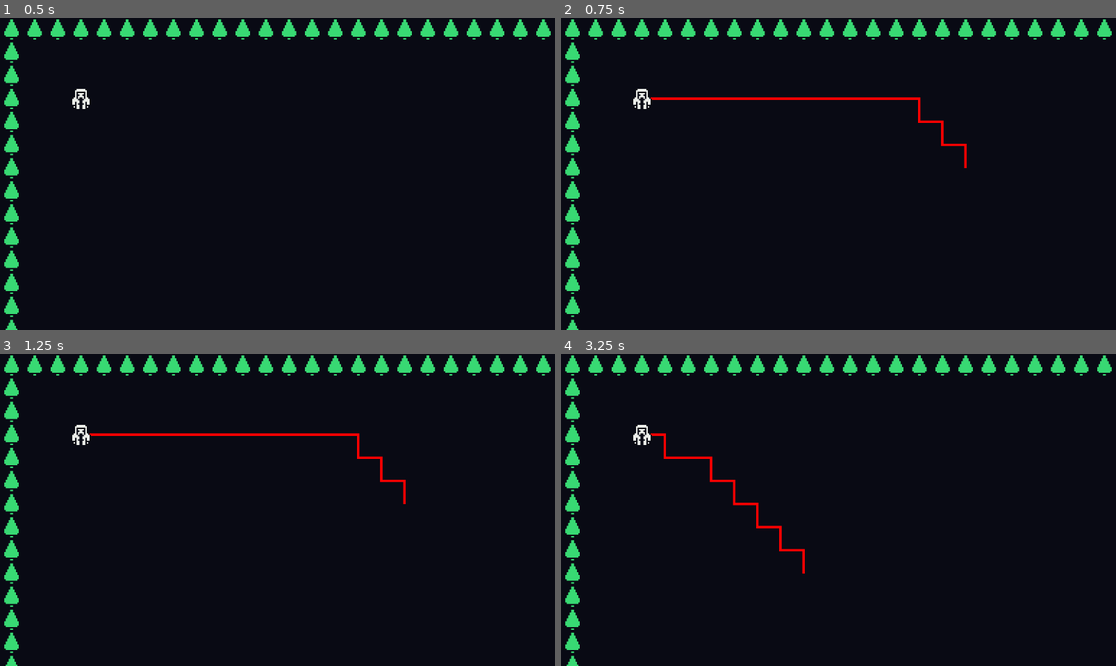
Above: before the commit, frames 1-4 (two rows, left to right).
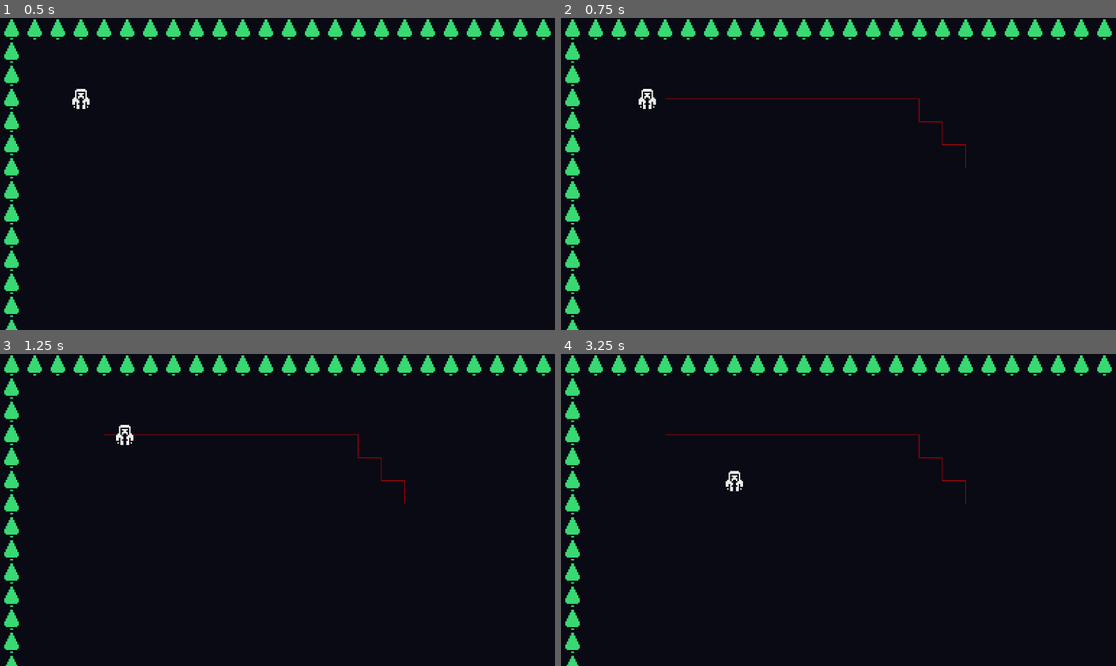
Above: after the commit, the same moments.

Repository: Paraldos/testGame
Game: Godot game, scene res://world.tscn
Two runs of this game, one before a commit and one after it. Both use one fixed random seed, a clock stepped at 60 frames per second and the inputs below.
Inputs (mouse positions are in pixels of both pictures, inside the frame that each line leads up to):
- Up to frame 1 (0.5 s): no input
- Up to frame 2 (0.75 s): tap Enter at 0.5 s; move the mouse to (960, 158) at 0.52 s; click (960, 158) at 0.67 s
- Up to frame 3 (1.25 s): no input
- Up to frame 4 (3.25 s): move the mouse to (727, 525) at 1.27 s; click (727, 525) at 1.42 s; move the mouse to (894, 441) at 2.02 s; click (894, 441) at 2.17 s; tap Space at 2.75 s; move the mouse to (810, 572) at 2.77 s; click (810, 572) at 2.92 s

Frame 1 is identical in both runs. In frame 2, 0.8% of the frame differs, in the area x 13-74%, y 22-49%; in frame 3, 0.8%; in frame 4, 1.0%, in the area x 13-73%, y 22-71%.

Commit message:
Added movement

Diff:
--- a/character/character.gd
+++ b/character/character.gd
@@ -1,10 +1,14 @@
 class_name Character
 extends CharacterBody2D
 
-@onready var path_line: Line2D = %PathLine
+@export var move_duration = 0.3
+
+@onready var state_machine: CharStateMachine = %StateMachine
+@onready var idle_state: CharacterState = %IdleState
+@onready var move_state: CharacterState = %MoveState
 
 func _ready() -> void:
 	pass
 
 func _physics_process(delta: float) -> void:
-	path_line.global_position = Vector2.ZERO
+	pass
--- a/character/character.tscn
+++ b/character/character.tscn
@@ -3,7 +3,8 @@
 [ext_resource type="Script" uid="uid://bwk4yoo0xep8t" path="res://character/character.gd" id="1_ugqs2"]
 [ext_resource type="Texture2D" uid="uid://sc4bitrby5t2" path="res://assets/images/characters/character.png" id="2_hx151"]
 [ext_resource type="Script" uid="uid://c5pcoebqtwpkb" path="res://character/character_state_machine.gd" id="3_hx151"]
-[ext_resource type="Script" uid="uid://de8lx1i453qxw" path="res://character/character_state.gd" id="4_0rvpn"]
+[ext_resource type="Script" uid="uid://clokf2lqsurm8" path="res://character/character_state_idle.gd" id="4_hx151"]
+[ext_resource type="Script" uid="uid://6s8hsg6ldxpf" path="res://character/character_state_move.gd" id="5_0rvpn"]
 
 [node name="Character" type="CharacterBody2D" unique_id=1639954916]
 script = ExtResource("1_ugqs2")
@@ -17,14 +18,17 @@
 
 [node name="CollisionShape2D" type="CollisionShape2D" parent="." unique_id=961508635]
 
-[node name="PathLine" type="Line2D" parent="." unique_id=185886252]
+[node name="StateMachine" type="Node" parent="." unique_id=1168245841 node_paths=PackedStringArray("initial_state")]
 unique_name_in_owner = true
-show_behind_parent = true
-width = 5.0
-default_color = Color(1, 0, 0, 1)
+script = ExtResource("3_hx151")
+initial_state = NodePath("")
 
-[node name="StateMachine" type="Node" parent="." unique_id=1168245841]
-script = ExtResource("3_hx151")
+[node name="IdleState" type="Node" parent="StateMachine" unique_id=1107682470]
+unique_name_in_owner = true
+script = ExtResource("4_hx151")
+metadata/_custom_type_script = "uid://de8lx1i453qxw"
 
-[node name="State" type="Node" parent="StateMachine" unique_id=1799312848]
-script = ExtResource("4_0rvpn")
+[node name="MoveState" type="Node" parent="StateMachine" unique_id=1407374846]
+unique_name_in_owner = true
+script = ExtResource("5_0rvpn")
+metadata/_custom_type_script = "uid://de8lx1i453qxw"
--- /dev/null
+++ b/character/character_state_idle.gd
@@ -0,0 +1,4 @@
+extends CharacterState
+
+func enter():
+	super()
--- a/character/character_state_machine.gd
+++ b/character/character_state_machine.gd
@@ -15,7 +15,8 @@
 
 func change_state(new_state: CharacterState) -> void:
 	if new_state == null or new_state == current_state: return
-	current_state.exit()
+	if current_state:
+		current_state.exit()
 	current_state = new_state
 	current_state.enter()
 
--- /dev/null
+++ b/character/character_state_move.gd
@@ -0,0 +1,34 @@
+extends CharacterState
+
+var path : Array[Vector2]
+var line : Line2D
+@export var idle_state : CharacterState
+
+func enter():
+	super()
+	_add_line()
+	step()
+
+func exit():
+	super()
+	line.queue_free()
+
+func _add_line():
+	line = Line2D.new()
+	line.points = path
+	line.global_position = Grid._cell_size / 2
+	line.width = 1.0
+	Utils.paths.add_child(line)
+
+func step() -> void:
+	while not path.is_empty():
+		var next_grid_position = path.pop_front()
+		var move_tween = create_tween()
+		move_tween.tween_property(
+			character,
+			"global_position",
+			next_grid_position,
+			character.move_duration
+		)
+		await move_tween.finished
+	state_machine.change_state(idle_state)
--- a/character/player/player.gd
+++ b/character/player/player.gd
@@ -1,6 +1,6 @@
 extends Character
 
-var path : PackedVector2Array
+var path : Array[Vector2]
 
 func _physics_process(delta: float) -> void:
 	super(delta)
@@ -10,4 +10,6 @@
 	if event.button_index != MOUSE_BUTTON_LEFT: return
 	if event.pressed:
 		path = Grid.get_world_path(global_position, get_global_mouse_position())
-	path_line.points = path
+		path.pop_front()
+		move_state.path = path
+		state_machine.change_state(move_state)
--- a/character/player/player.tscn
+++ b/character/player/player.tscn
@@ -5,3 +5,6 @@
 
 [node name="Player" unique_id=1639954916 instance=ExtResource("1_y0s34")]
 script = ExtResource("2_8eijk")
+
+[node name="MoveState" parent="StateMachine" parent_id_path=PackedInt32Array(1168245841) index="1" unique_id=1407374846 node_paths=PackedStringArray("idle_state")]
+idle_state = NodePath("../IdleState")
--- a/globals/grid.gd
+++ b/globals/grid.gd
@@ -23,7 +23,7 @@
 	return grid_position
 
 func cell_to_world(cell: Vector2i) -> Vector2:
-	return (Vector2(cell) * _cell_size + _cell_size * 0.5)
+	return (Vector2(cell) * _cell_size)
 
 func set_cell_blocked(cell: Vector2i, blocked := true) -> void:
 	if not _initialized:
@@ -54,12 +54,12 @@
 		allow_partial_path
 	)
 
-func get_world_path(start_position: Vector2, target_position: Vector2, allow_partial_path := false) -> PackedVector2Array:
+func get_world_path(start_position: Vector2, target_position: Vector2, allow_partial_path := false) -> Array[Vector2]:
 	if not _initialized: return []
 	var start_cell := world_to_cell(start_position)
 	var target_cell := world_to_cell(target_position)
 	var cell_path := get_cell_path(start_cell, target_cell, allow_partial_path)
-	var world_path := PackedVector2Array()
+	var world_path : Array[Vector2]
 	for cell in cell_path:
 		world_path.append(cell_to_world(cell))
 	return world_path
--- /dev/null
+++ b/globals/utils.gd
@@ -0,0 +1,3 @@
+extends Node
+
+var paths : Node2D
--- /dev/null
+++ b/globals/utils.tscn
@@ -0,0 +1,6 @@
+[gd_scene format=3 uid="uid://cgw23otr8hwt"]
+
+[ext_resource type="Script" uid="uid://cke87df8uwwd" path="res://globals/utils.gd" id="1_02wy1"]
+
+[node name="Utils" type="Node" unique_id=1879311034]
+script = ExtResource("1_02wy1")
--- a/project.godot
+++ b/project.godot
@@ -18,6 +18,7 @@
 [autoload]
 
 Grid="*uid://c0q0jf4i6y2vt"
+Utils="*uid://cgw23otr8hwt"
 
 [physics]
 
--- /dev/null
+++ b/world.gd
@@ -0,0 +1,6 @@
+extends Node2D
+
+@onready var paths: Node2D = %Paths
+
+func _ready() -> void:
+	Utils.paths = paths
--- a/world.tscn
+++ b/world.tscn
@@ -1,9 +1,11 @@
 [gd_scene format=4 uid="uid://c15f8m8baicek"]
 
 [ext_resource type="PackedScene" uid="uid://irc3mcnc40sd" path="res://world/tile_map.tscn" id="1_f3sb7"]
+[ext_resource type="Script" uid="uid://ce8ka4d7ca7kg" path="res://world.gd" id="1_tlwt5"]
 [ext_resource type="PackedScene" uid="uid://bs6xldjnaxr8n" path="res://character/player/player.tscn" id="2_fj7yv"]
 
 [node name="world" type="Node2D" unique_id=1869646056]
+script = ExtResource("1_tlwt5")
 
 [node name="CanvasLayer" type="CanvasLayer" parent="." unique_id=75149534]
 layer = -99
@@ -20,5 +22,9 @@
 [node name="TileMap" parent="." unique_id=1088497487 instance=ExtResource("1_f3sb7")]
 tile_map_data = PackedByteArray("AAAAAAAAAgAAAAEAAAABAAAAAgAAAAEAAAACAAAAAgAAAAEAAAADAAAAAgAAAAEAAAAEAAAAAgAAAAEAAAAFAA …(2672 unchanged characters)…
 
+[node name="Paths" type="Node2D" parent="." unique_id=1633625430]
+unique_name_in_owner = true
+modulate = Color(1, 0, 0, 1)
+
 [node name="Player" parent="." unique_id=1639954916 instance=ExtResource("2_fj7yv")]
 position = Vector2(144, 144)
Not shown, added: character/character_state_idle.gd.uid
Not shown, added: character/character_state_move.gd.uid
Not shown, added: globals/utils.gd.uid
Not shown, added: world.gd.uid
